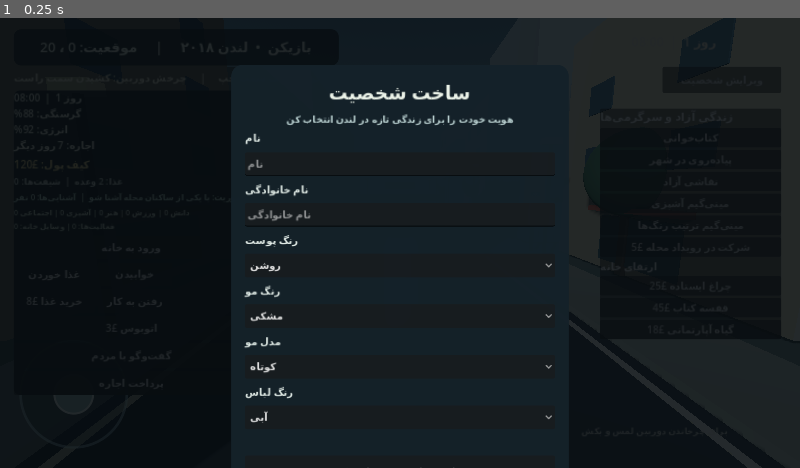
Above: before the commit, frame 1.
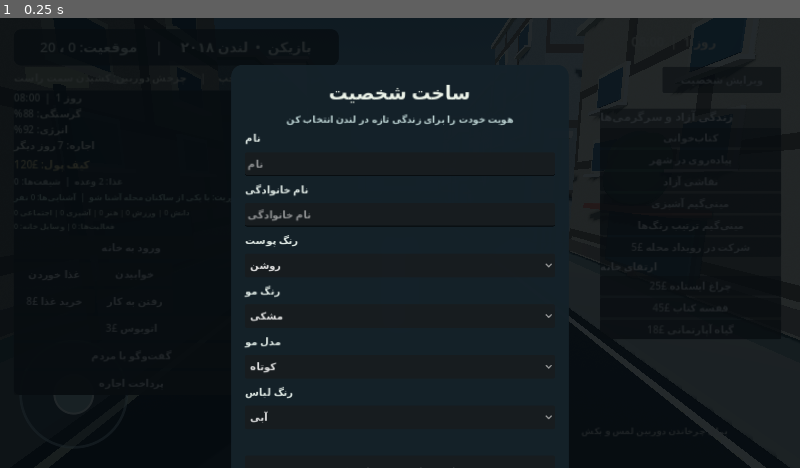
Above: after the commit, the same moment.

Repository: matin8888rb-lab/MY-TOMORROW1
Game: Godot game, scene res://scenes/main.tscn
Two runs of this game, one before a commit and one after it. Both use one fixed random seed, a clock stepped at 60 frames per second and the inputs below.
Inputs:
- Up to frame 1 (0.25 s): no input

The runs differ from the first frame. In frame 1, 0.4% of the frame differs, in the area x 71-100%, y 7-100%.

Commit message:
Upgrade visual direction toward cinematic realism

Diff:
--- a/scripts/main.gd
+++ b/scripts/main.gd
@@ -58,6 +58,17 @@
 	environment.ambient_light_color = Color(0.68, 0.74, 0.78)
 	environment.ambient_light_energy = 0.65
 	environment.tonemap_mode = Environment.TONE_MAPPER_FILMIC
+	environment.tonemap_exposure = 1.0
+	environment.adjustment_enabled = true
+	environment.adjustment_contrast = 1.08
+	environment.adjustment_saturation = 1.06
+	environment.fog_enabled = true
+	environment.fog_light_color = Color(0.62, 0.69, 0.72)
+	environment.fog_density = 0.0012
+	environment.fog_sky_affect = 0.12
+	environment.glow_enabled = true
+	environment.glow_intensity = 0.28
+	environment.glow_strength = 0.55
 	world_environment.environment = environment
 	add_child(world_environment)
 
@@ -65,13 +76,19 @@
 	sun_light.rotation_degrees = Vector3(-48.0, -28.0, 0.0)
 	sun_light.light_energy = 1.15
 	sun_light.shadow_enabled = true
+	sun_light.shadow_bias = 0.035
+	sun_light.shadow_normal_bias = 1.25
+	sun_light.directional_shadow_max_distance = 110.0
 	add_child(sun_light)
 
 func _build_city_block() -> void:
 	_add_box("Ground", Vector3(0, -0.55, 0), Vector3(100, 1, 100), Color(0.29, 0.34, 0.32))
-	_add_box("Road", Vector3(0, 0.015, 0), Vector3(7.0, 0.08, 76.0), Color(0.105, 0.12, 0.13))
-	_add_box("Left pavement", Vector3(-4.45, 0.08, 0), Vector3(1.9, 0.22, 76.0), Color(0.48, 0.49, 0.45))
-	_add_box("Right pavement", Vector3(4.45, 0.08, 0), Vector3(1.9, 0.22, 76.0), Color(0.48, 0.49, 0.45))
+	var road := _add_box("Road", Vector3(0, 0.015, 0), Vector3(7.0, 0.08, 76.0), Color(0.105, 0.12, 0.13))
+	_set_box_material(road, "Road", _make_asphalt_material())
+	var left_pavement := _add_box("Left pavement", Vector3(-4.45, 0.08, 0), Vector3(1.9, 0.22, 76.0), Color(0.48, 0.49, 0.45))
+	var right_pavement := _add_box("Right pavement", Vector3(4.45, 0.08, 0), Vector3(1.9, 0.22, 76.0), Color(0.48, 0.49, 0.45))
+	_set_box_material(left_pavement, "Left pavement", _make_pavement_material())
+	_set_box_material(right_pavement, "Right pavement", _make_pavement_material())
 	_add_box("Road marking left", Vector3(-3.2, 0.07, 0), Vector3(0.10, 0.025, 76.0), Color(0.86, 0.82, 0.65), false)
 	_add_box("Road marking right", Vector3(3.2, 0.07, 0), Vector3(0.10, 0.025, 76.0), Color(0.86, 0.82, 0.65), false)
 
@@ -98,14 +115,22 @@
 	]
 	var height := 8.0 + float(variant % 3) * 1.7
 	var width := 7.0 + float(variant % 2) * 1.0
-	_add_box("London brick building", Vector3(x, height * 0.5, z), Vector3(width, height, 8.5), palettes[variant % palettes.size()])
-	var face_x := x + (3.5 if x < 0.0 else -3.5)
+	var building := _add_box("London brick building", Vector3(x, height * 0.5, z), Vector3(width, height, 8.5), palettes[variant % palettes.size()])
+	_set_box_material(building, "London brick building", _make_brick_material(palettes[variant % palettes.size()], variant))
+	var face_direction := 1.0 if x < 0.0 else -1.0
+	var face_x := x + face_direction * (width * 0.5 + 0.035)
 	for floor_index in range(1, int(height / 2.1)):
 		for window_index in range(2):
 			var wz := z - 2.1 + float(window_index) * 3.8
-			_add_box("Window", Vector3(face_x, 1.45 + float(floor_index) * 2.05, wz), Vector3(0.08, 0.95, 1.25), Color(0.18, 0.29, 0.34), false)
-	_add_box("Shopfront", Vector3(face_x, 1.0, z + 0.2), Vector3(0.10, 1.45, 3.2), Color(0.16, 0.28, 0.30), false)
-	_add_box("Awning", Vector3(face_x, 1.95, z + 0.2), Vector3(0.75, 0.16, 3.7), Color(0.62, 0.28, 0.20), false)
+			var wy := 1.45 + float(floor_index) * 2.05
+			_add_box("Stone window surround", Vector3(face_x, wy, wz), Vector3(0.16, 1.18, 1.48), Color(0.70, 0.65, 0.55), false)
+			_add_box("Window glass", Vector3(face_x + face_direction * 0.095, wy, wz), Vector3(0.055, 0.91, 1.20), Color(0.10, 0.22, 0.29), false)
+			_add_box("Window sill", Vector3(face_x + face_direction * 0.14, wy - 0.60, wz), Vector3(0.30, 0.10, 1.58), Color(0.78, 0.72, 0.62), false)
+	_add_box("Shopfront frame", Vector3(face_x, 1.0, z + 0.2), Vector3(0.18, 1.58, 3.45), Color(0.12, 0.17, 0.18), false)
+	_add_box("Shopfront glass", Vector3(face_x + face_direction * 0.11, 1.0, z + 0.2), Vector3(0.06, 1.38, 3.18), Color(0.12, 0.27, 0.31), false)
+	_add_box("Awning", Vector3(face_x + face_direction * 0.42, 1.95, z + 0.2), Vector3(0.85, 0.16, 3.7), Color(0.62, 0.25, 0.18), false)
+	_add_box("Roof cornice", Vector3(x, height + 0.12, z), Vector3(width + 0.45, 0.24, 8.85), Color(0.72, 0.66, 0.55), false)
+	_add_box("Brick base course", Vector3(x, 0.28, z), Vector3(width + 0.12, 0.42, 8.62), Color(0.34, 0.29, 0.25), false)
 
 func _create_street_lamp(x: float, z: float) -> void:
 	_add_box("Lamp post", Vector3(x, 2.0, z), Vector3(0.09, 4.0, 0.09), Color(0.12, 0.16, 0.16), false)
@@ -113,17 +138,19 @@
 
 func _create_tree(position: Vector3) -> void:
 	var trunk := _add_box("Tree trunk", position + Vector3(0, 1.1, 0), Vector3(0.28, 2.2, 0.28), Color(0.30, 0.22, 0.16), false)
-	var crown := MeshInstance3D.new()
-	var mesh := SphereMesh.new()
-	mesh.radius = 1.25
-	mesh.height = 2.5
-	crown.mesh = mesh
-	var material := StandardMaterial3D.new()
-	material.albedo_color = Color(0.20, 0.35, 0.25)
-	material.roughness = 1.0
-	crown.material_override = material
-	crown.position = position + Vector3(0, 3.0, 0)
-	add_child(crown)
+	for cluster_index in range(4):
+		var crown := MeshInstance3D.new()
+		var mesh := SphereMesh.new()
+		mesh.radius = 0.95 if cluster_index == 0 else 0.72
+		mesh.height = mesh.radius * 2.0
+		crown.mesh = mesh
+		var material := StandardMaterial3D.new()
+		material.albedo_color = Color(0.16, 0.29, 0.19) if cluster_index % 2 == 0 else Color(0.22, 0.36, 0.23)
+		material.roughness = 1.0
+		crown.material_override = material
+		var offsets: Array[Vector3] = [Vector3(0, 3.0, 0), Vector3(0.55, 2.8, 0.2), Vector3(-0.48, 2.75, 0.25), Vector3(0.0, 3.35, -0.45)]
+		crown.position = position + offsets[cluster_index]
+		add_child(crown)
 
 func _add_box(node_name: String, position: Vector3, dimensions: Vector3, color: Color, collision: bool = true) -> Node3D:
 	var parent: Node3D = self
@@ -135,6 +162,7 @@
 	var material := StandardMaterial3D.new()
 	material.albedo_color = color
 	material.roughness = 0.88
+	material.metallic = 0.0
 	mesh_instance.material_override = material
 	mesh_instance.position = position
 	if collision:
@@ -153,6 +181,73 @@
 	parent.add_child(mesh_instance)
 	return mesh_instance
 
+func _set_box_material(box_node: Node3D, mesh_name: String, material: Material) -> void:
+	if not is_instance_valid(box_node):
+		return
+	var mesh_instance := box_node as MeshInstance3D
+	if mesh_instance == null:
+		mesh_instance = box_node.get_node_or_null(mesh_name) as MeshInstance3D
+	if is_instance_valid(mesh_instance):
+		mesh_instance.material_override = material
+
+func _make_brick_material(base_color: Color, seed_value: int) -> ShaderMaterial:
+	var shader := Shader.new()
+	shader.code = """
+shader_type spatial;
+render_mode diffuse_burley, specular_schlick_ggx;
+uniform vec4 brick_tint : source_color = vec4(0.55, 0.30, 0.22, 1.0);
+uniform vec4 mortar_tint : source_color = vec4(0.25, 0.22, 0.19, 1.0);
+uniform float pattern_scale = 1.0;
+float hash21(vec2 p) {
+    p = fract(p * vec2(123.34, 456.21));
+    p += dot(p, p + 45.32);
+    return fract(p.x * p.y);
+}
+void fragment() {
+    vec2 grid_uv = UV * vec2(5.0, 7.0) * pattern_scale;
+    float row = floor(grid_uv.y);
+    grid_uv.x += mod(row, 2.0) * 0.5;
+    vec2 cell = fract(grid_uv);
+    float inside_brick = step(0.035, cell.x) * step(0.055, cell.y) * (1.0 - step(0.965, cell.x)) * (1.0 - step(0.945, cell.y));
+    float variation = 0.88 + hash21(floor(grid_uv)) * 0.22;
+    float fine_grain = hash21(UV * 850.0) * 0.035;
+    vec3 brick = brick_tint.rgb * variation + fine_grain;
+    ALBEDO = mix(mortar_tint.rgb, brick, inside_brick);
+    ROUGHNESS = 0.91;
+    SPECULAR = 0.22;
+    AO = 0.92;
+}
+"""
+	var material := ShaderMaterial.new()
+	material.shader = shader
+	material.set_shader_parameter("brick_tint", Color(base_color.r, base_color.g, base_color.b, 1.0))
+	material.set_shader_parameter("mortar_tint", Color(0.27, 0.23, 0.19, 1.0))
+	material.set_shader_parameter("pattern_scale", 0.9 + float(seed_value % 3) * 0.08)
+	return material
+
+func _make_asphalt_material() -> ShaderMaterial:
+	var shader := Shader.new()
+	shader.code = """
+shader_type spatial;
+void fragment() {
+    float grain = fract(sin(dot(UV * 1800.0, vec2(12.9898, 78.233))) * 43758.5453);
+    float variation = 0.88 + grain * 0.12;
+    ALBEDO = vec3(0.075, 0.085, 0.092) * variation;
+    ROUGHNESS = 0.78;
+    SPECULAR = 0.28;
+}
+"""
+	var material := ShaderMaterial.new()
+	material.shader = shader
+	return material
+
+func _make_pavement_material() -> StandardMaterial3D:
+	var material := StandardMaterial3D.new()
+	material.albedo_color = Color(0.43, 0.44, 0.41)
+	material.roughness = 0.96
+	material.metallic = 0.0
+	return material
+
 func _create_player() -> void:
 	player = PlayerScript.new()
 	player.name = "Player"
@@ -175,7 +270,9 @@
 	camera.position = Vector3(0.0, 1.0, 5.8)
 	camera.rotation.x = camera_pitch
 	camera.current = true
-	camera.fov = 68.0
+	camera.fov = 65.0
+	camera.near = 0.08
+	camera.far = 240.0
 	camera_pivot.add_child(camera)
 	player.camera_pivot = camera_pivot
 
@@ -257,6 +354,12 @@
 	elif hour >= 4.0 and hour < 6.0:
 		daylight = lerpf(0.16, 1.15, (hour - 4.0) / 2.0)
 	sun_light.light_energy = daylight
+	if hour >= 16.0 and hour < 20.0:
+		sun_light.light_color = Color(1.0, 0.78, 0.58).lerp(Color.WHITE, clampf((hour - 16.0) / 4.0, 0.0, 1.0))
+	elif hour >= 5.0 and hour < 8.0:
+		sun_light.light_color = Color(1.0, 0.82, 0.68).lerp(Color.WHITE, clampf((hour - 5.0) / 3.0, 0.0, 1.0))
+	else:
+		sun_light.light_color = Color(0.66, 0.75, 0.90) if daylight < 0.4 else Color.WHITE
 	sun_light.rotation_degrees.x = lerpf(-8.0, -72.0, clampf((hour - 6.0) / 13.0, 0.0, 1.0))
 
 func _create_home_and_life_ui() -> void:
